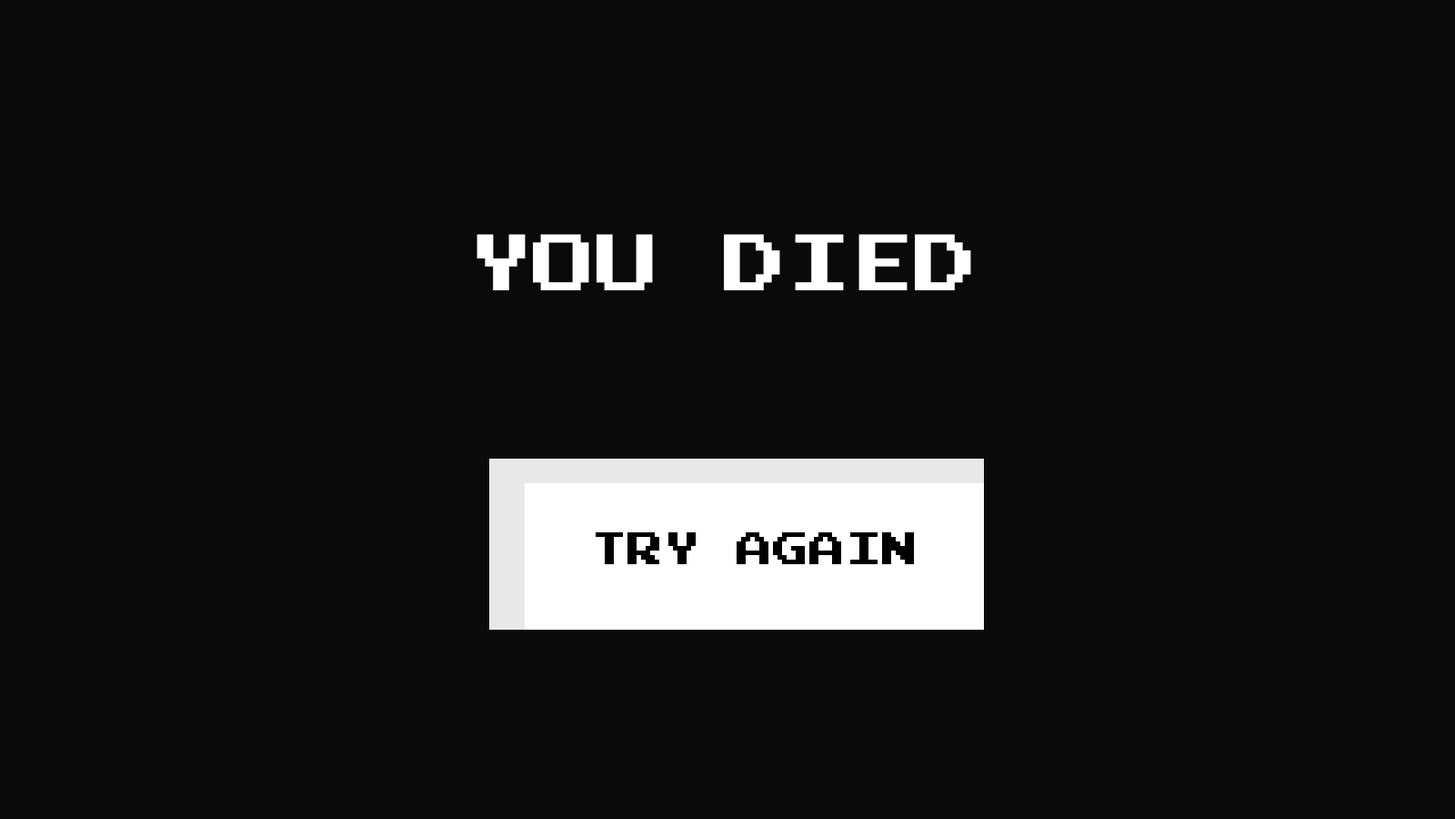
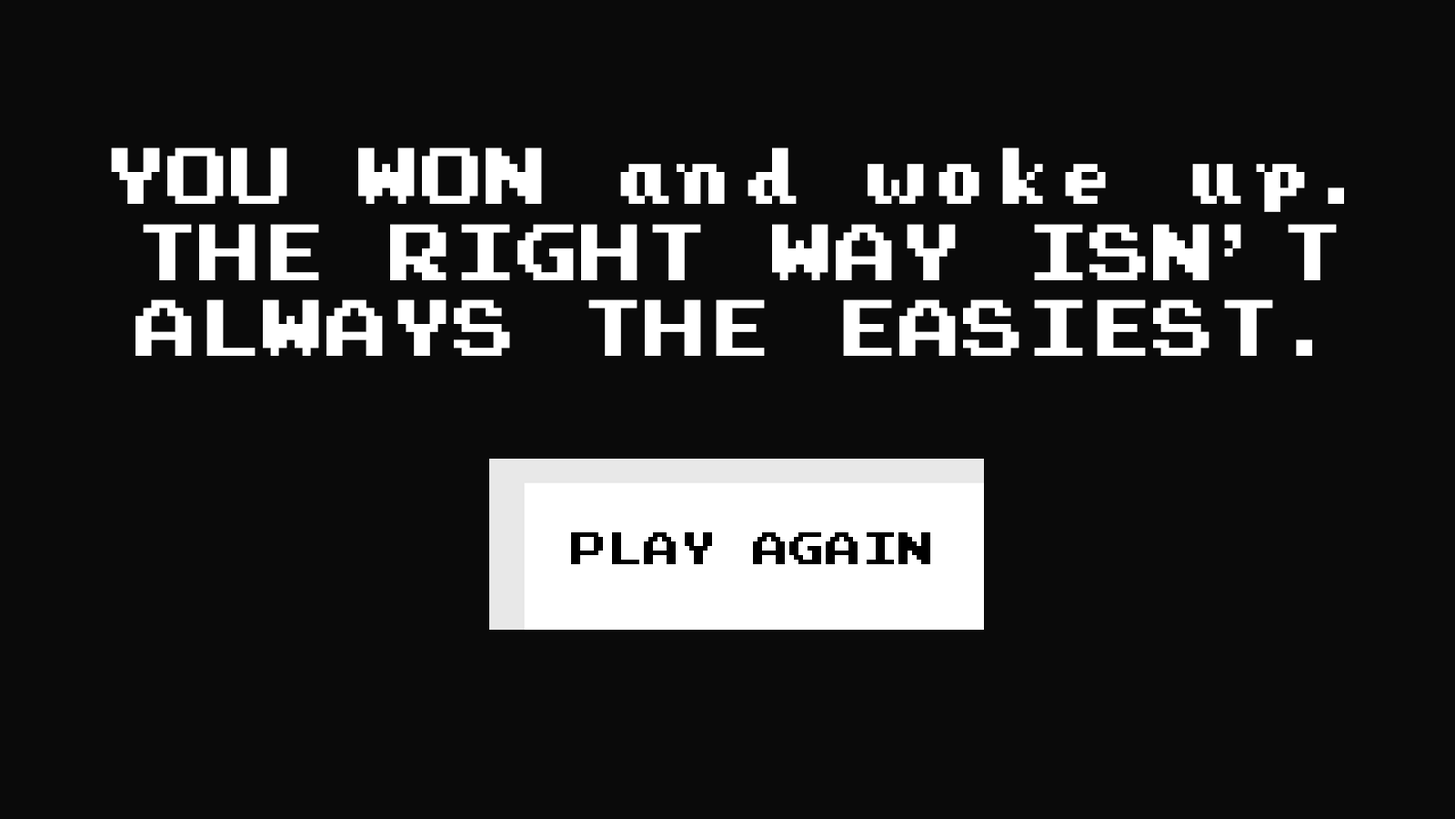
Comparing the layer stacks of the two 1455px x 819px images. Changes:
renamed "YOU DIED" to "YOU WON and woke up. THE RIGHT WAY ISN’T ALWAYS THE EASIEST.", painted on it over [110, 147, 1345, 356]
renamed "TRY AGAIN" to "PLAY AGAIN", painted on it over [571, 532, 931, 564]
